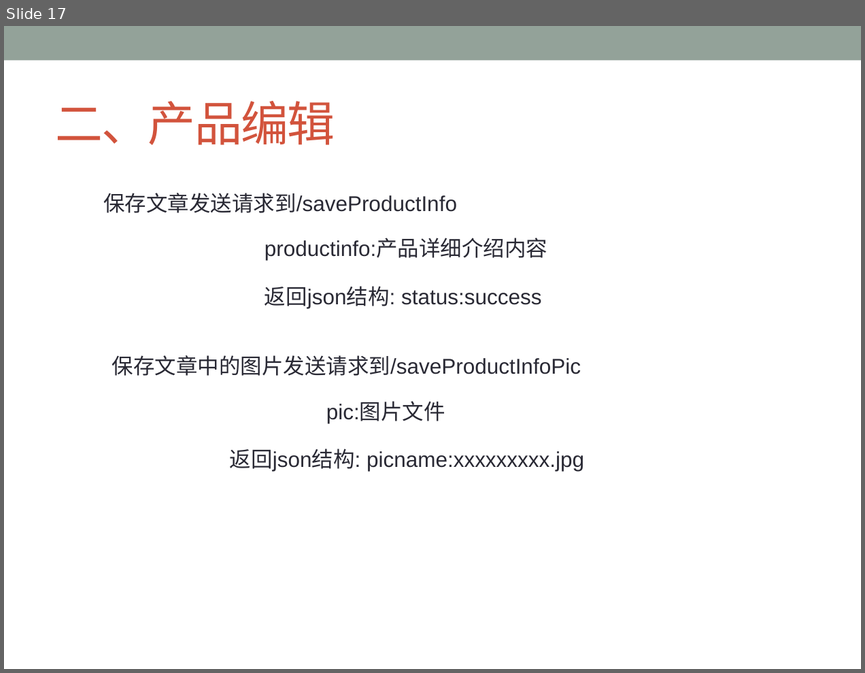
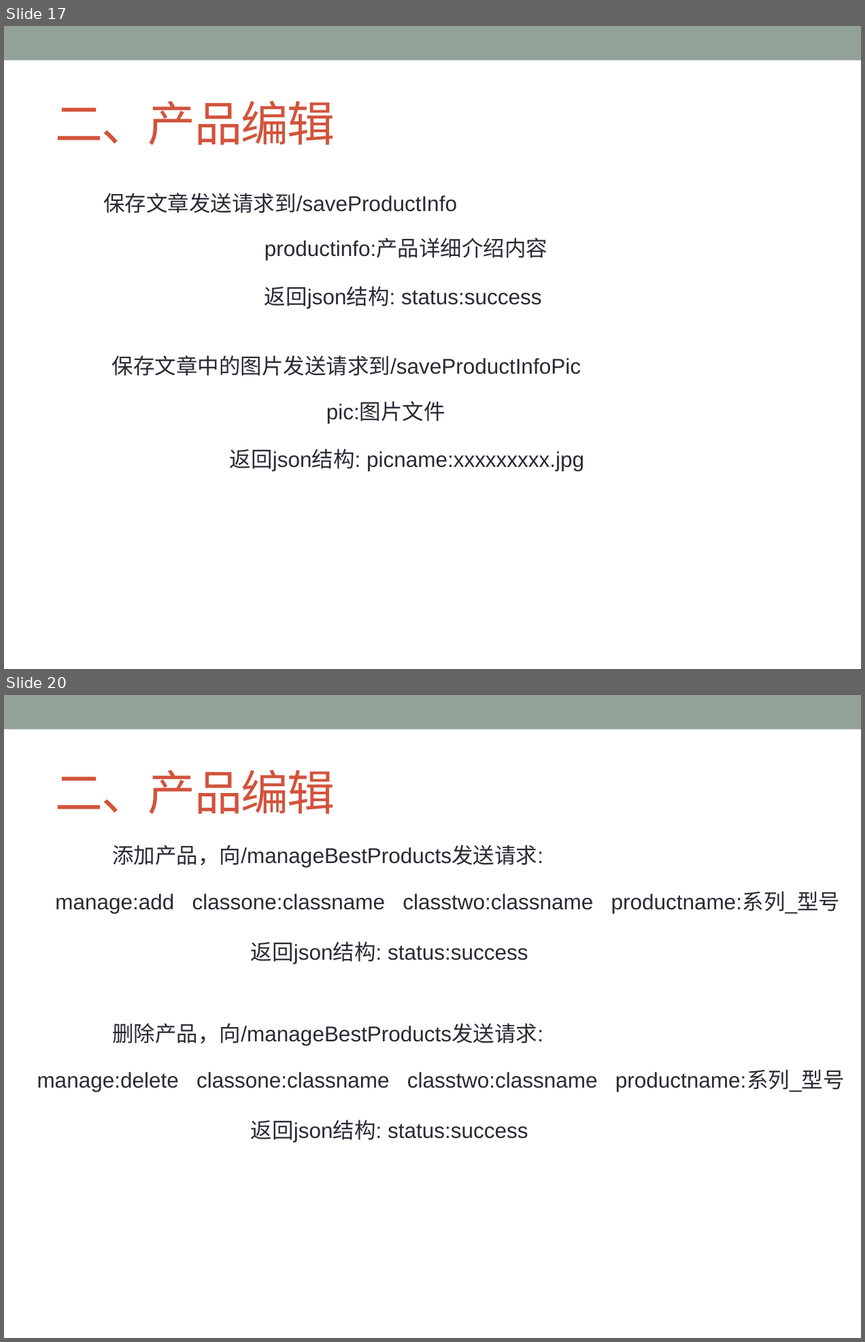
Before and after one commit to ChanSeaThink/LULLGREE, a slide deck: ZSGree前后端逻辑及接口.pptx. Shown one above the other, each under a label of ours: slide 17 before the commit, slides 17 and 20 after it; the slides between them are not shown. The pictures are 865x673 and 865x1342 pixels, drawn with LibreOffice and Linux fonts; fonts in the diff are those of the drawing. Boxes give left, top, right and bottom in pixels: in the first picture for what was removed or moved away, otherwise in the second. Text is boxed around its words. In the diff, an @@ line names an element or a change of style, - is before the commit and + after.

Commit message:
完成产品的接口定义

```diff
--- a/ZSGree前后端逻辑及接口.pptx
+++ b/ZSGree前后端逻辑及接口.pptx
@@ slide 20 added at [4,695,861,1338], background #FFFFFF; not listed: 1 template element that a slide beside it also shows @@
@@ title added at [56,770,335,814], 40 pt, text #D2533C @@
+二、产品编辑
@@ text added at [112,845,543,868], 18 pt, text #292934 @@
+添加产品，向/manageBestProducts发送请求:
@@ text added at [55,892,840,913], 18 pt, text #292934 @@
+manage:add classone:classname classtwo:classname productname:系列_型号
@@ text added at [251,941,528,964], 18 pt, text #292934 @@
+返回json结构: status:success
@@ text added at [112,1023,543,1046], 18 pt, text #292934 @@
+删除产品，向/manageBestProducts发送请求:
@@ text added at [37,1070,844,1091], 18 pt, text #292934 @@
+manage:delete classone:classname classtwo:classname productname:系列_型号
@@ text added at [251,1119,528,1142], 18 pt, text #292934 @@
+返回json结构: status:success
```
Also in this commit, not shown: 2 other slides added.
